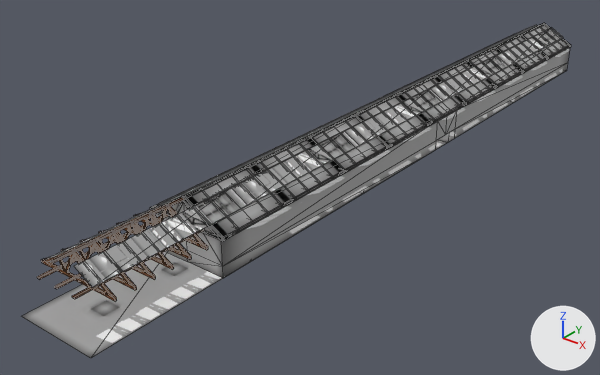
A saved change to the glTF model public/models/hallway.glb.
Both versions are drawn from a 50 mm lens placed at (33.2, -81.7, 27.4), pointed at (-3.6, -35.7, -1.1). The axes (+X, +Y, +Z) are drawn at lower right. The lights are the same throughout. Mesh edges are drawn as thin lines. Where no turn or scale is listed for an object, it has been applied to the vertices. Vertices at the same position are counted once.

Names of what the first picture shows: 'pCube126_lambert98_0.001', 'polySurface402_lambert97_0', 'polySurface403_lambert96_0', 'polySurface406_lambert88_0'.
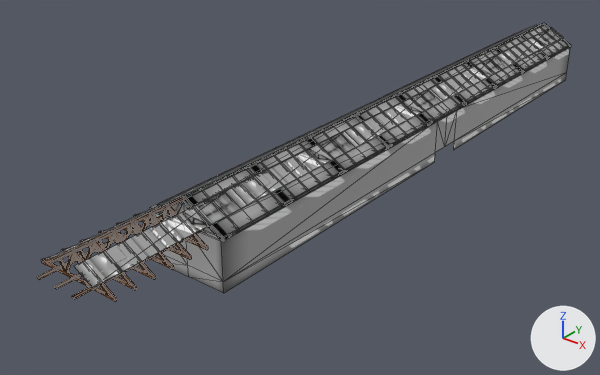
The newer file is also turned or shifted as a whole; pictures and numbers use the older file's frame.

Diff of the bpy script that builds the scene:
```diff
--- a/public/models/hallway.glb.py
+++ b/public/models/hallway.glb.py
@@ me_polysurface402_lambert97_0 @@
 # used by ob_polysurface402_lambert97_0; location = (0.0, 0.0, 0.82)
-me_polysurface402_lambert97_0.from_pydata(...)  # 70 vertices, 94 faces; spans x -3.1..3.1, y -51.4..0.0, z 0.0..4.5
+me_polysurface402_lambert97_0.from_pydata(...)  # 73 vertices, 98 faces; spans x -3.1..3.1, y -51.4..0.0, z -1.1..4.5
+# me_polysurface402_lambert97_0 part 1
+# 6 faces are deleted
+# 7 vertices in x -3.0..3.0, y -51.4..0.0, z 0.8 move by (0.0, 0.0, -1.0)
+# 7 vertices in x -3.0..3.0, y -51.4..0.0, z 0.0 move by (0.0, 0.0, -1.1)
+# 1 vertex moves from x 0.0, y -51.4, z 0.8 to x 0.0, y -51.4, z 2.5
+# 3 vertices are added at (0.0, -51.4, -0.2), (-3.0, -51.4, 2.5), (3.0, -51.4, 2.5)
+# 10 new faces join them
 me_polysurface402_lambert97_0.materials.append(mat_lambert96_001)
@@ ob_polysurface403_lambert96_0 @@
-ob_polysurface403_lambert96_0 = bpy.data.objects.new('polySurface403_lambert96_0', me_polysurface403_lambert96_0)
-ob_polysurface403_lambert96_0.location = (0.0, 0.0, 0.82)
```

Where the change shows, as pixel boxes (x1, y1, x2, y2) in the pictures (600 x 375 px):
'polySurface402_lambert97_0', reshaped: before (150, 23, 571, 278); after (150, 23, 571, 293)
'polySurface403_lambert96_0', deleted: before (22, 130, 455, 358)
part 1 of me_polysurface402_lambert97_0, built on: before (156, 47, 570, 278); after (155, 47, 570, 293)
